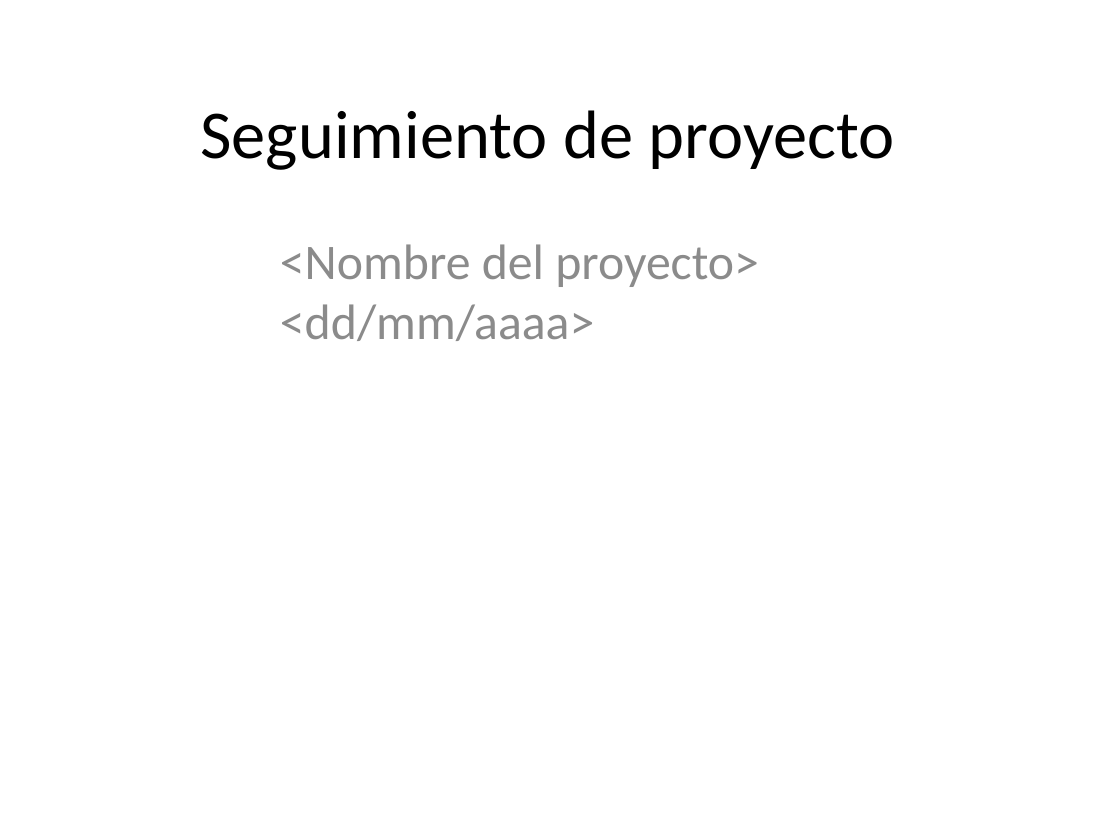
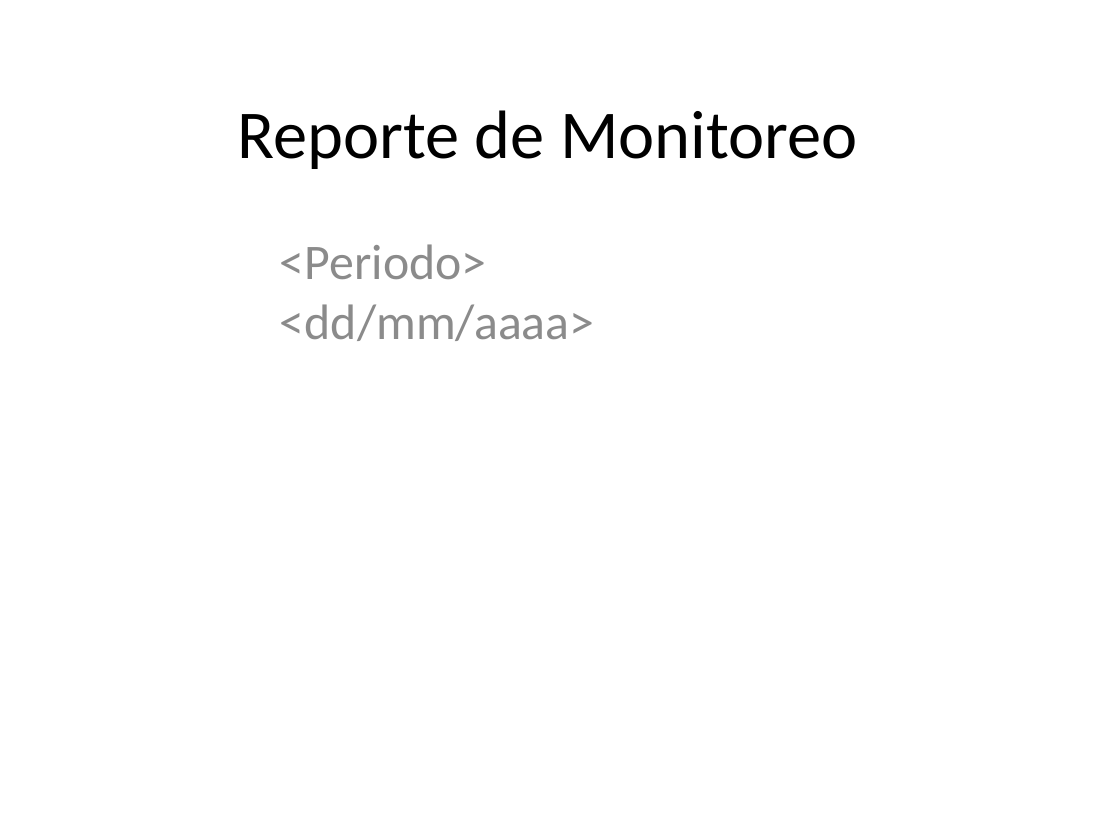
Before and after one commit to jovannyzepeda/escuela1, a slide deck: slide 1 of qualtcom/Organizacional/Medicion y Monitoreo/Reporte Monitoreo-AAMMDD.pptx. Drawn at 1120x840 pixels with LibreOffice and Linux fonts; fonts in the diff are those of the drawing; background and template pictures are left out. Boxes give left, top, right and bottom in pixels: in the first picture for what was removed or moved away, otherwise in the second. Text is boxed around its words. In the diff, an @@ line names an element or a change of style, - is before the commit and + after.

```diff
--- a/qualtcom/Organizacional/Medicion y Monitoreo/Reporte Monitoreo-AAMMDD.pptx
+++ b/qualtcom/Organizacional/Medicion y Monitoreo/Reporte Monitoreo-AAMMDD.pptx
@@ text at bbox=[237, 110, 858, 169]: text changed @@
-Seguimiento de proyecto
+Reporte de Monitoreo
@@ text at bbox=[280, 244, 486, 279]: text changed @@
-<Nombre del proyecto>
+<Periodo>
```
Also in this commit, not shown: 7 other slides changed, 1 slide added, 2 slides removed, 23 other files.
